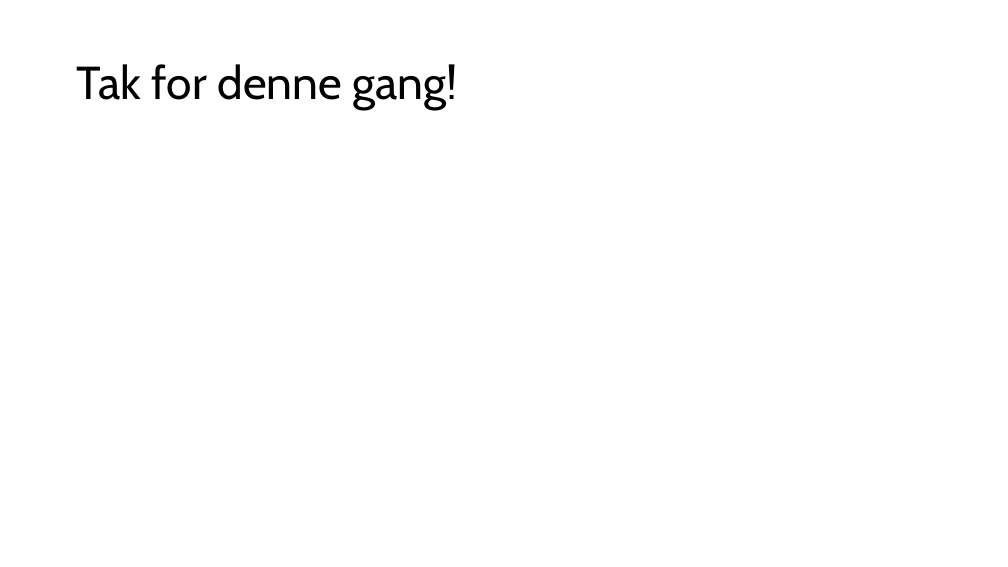
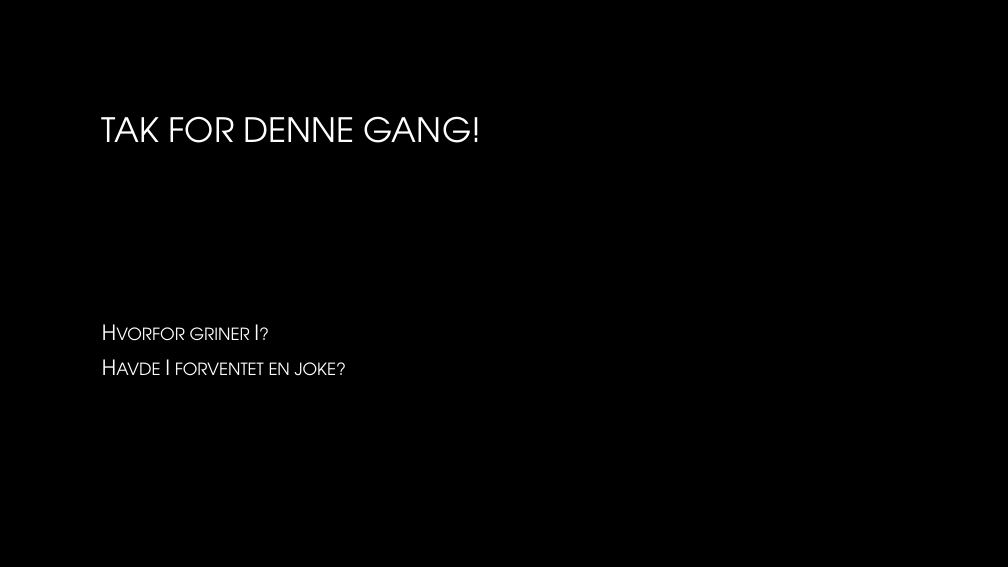
Before and after one commit to allandark/Lagersystem_uge6_7, a slide deck: slide 11 of Docker.pptx (slide 9 before the commit). Drawn at 1008x567 pixels with LibreOffice and Linux fonts; fonts in the diff are those of the drawing; background and template pictures are left out. Boxes give left, top, right and bottom in pixels: in the first picture for what was removed or moved away, otherwise in the second. Text is boxed around its words. In the diff, an @@ line names an element or a change of style, - is before the commit and + after.

```diff
--- a/Docker.pptx
+++ b/Docker.pptx
@@ background #FFFFFF to picture (left out) @@
@@ title at <box>102,116,481,143</box>: text changed; size 44 to 32 pt; font Cabin to TeX Gyre Adventor; text colour #000000 to gradient #FFFFFF to #A6A6A6 @@
-Tak for denne gang!
+TAK FOR DENNE GANG!
@@ text added at <box>165,324,346,376</box>, 20 pt, text gradient #FFFFFF to #BFBFBF, small capitals @@
+Hvorfor griner I?
+Havde I forventet en joke?
```
Also in this commit, not shown: 6 other slides changed, 4 slides added, 2 slides removed.
